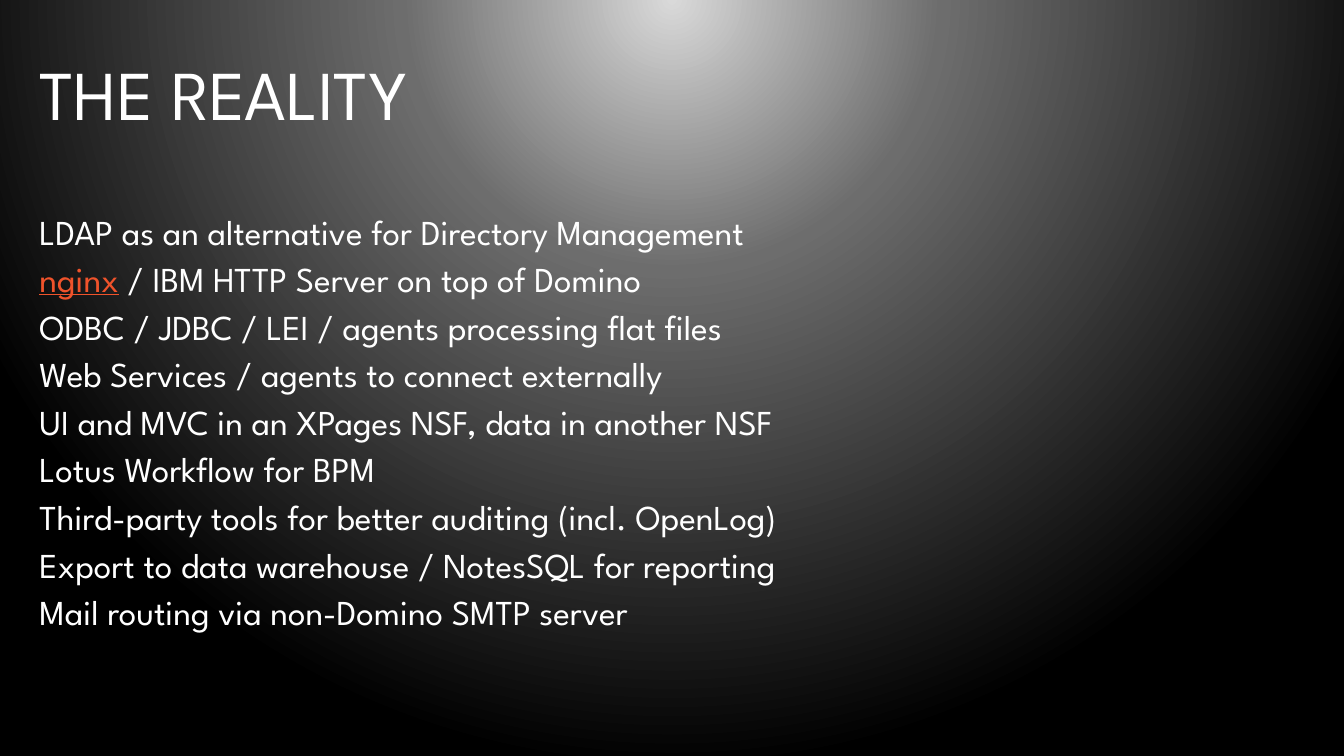
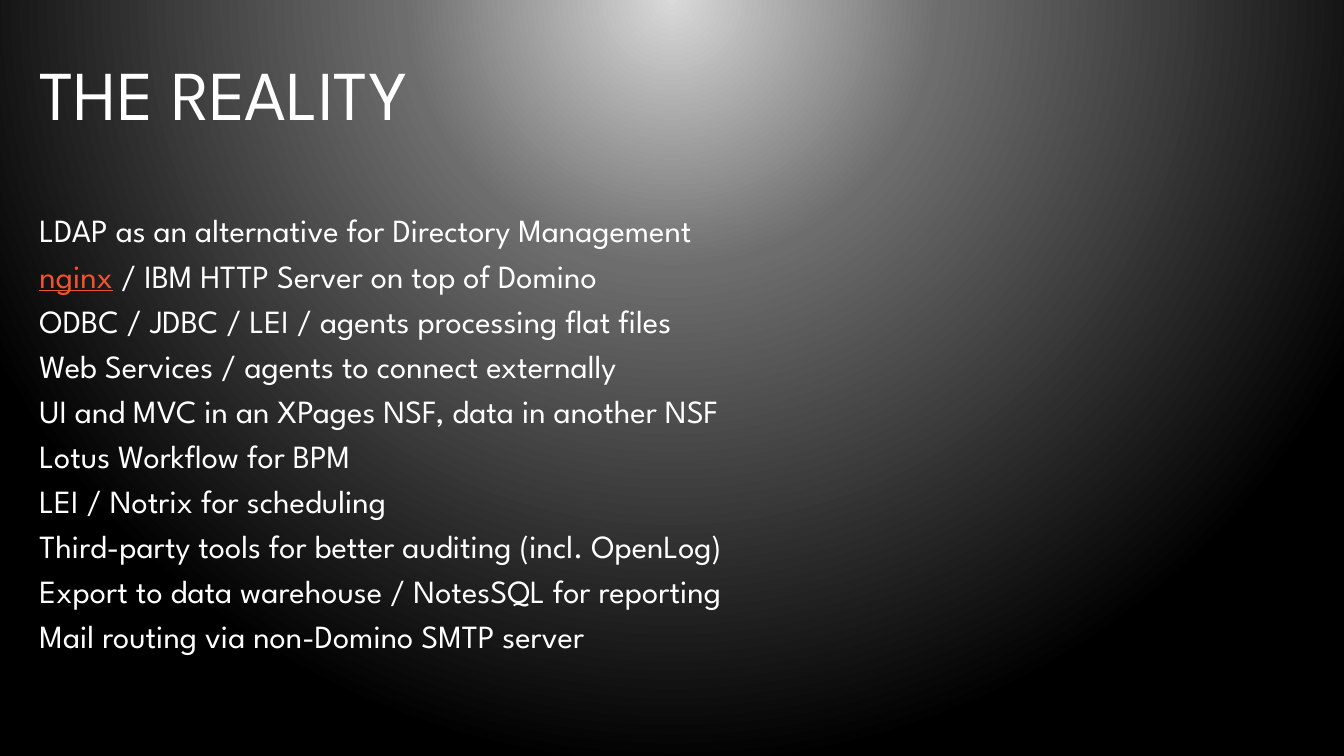
Before and after one commit to bleedingcode/domino-js-masterclass, a slide deck: slide 8 of presentation/8598 Domino and JS.pptx. Drawn at 1344x756 pixels with LibreOffice and Linux fonts; fonts in the diff are those of the drawing; background and template pictures are left out. Boxes give left, top, right and bottom in pixels: in the first picture for what was removed or moved away, otherwise in the second. Text is boxed around its words. In the diff, an @@ line names an element or a change of style, - is before the commit and + after.

```diff
--- a/presentation/8598 Domino and JS.pptx
+++ b/presentation/8598 Domino and JS.pptx
@@ text at <box>39,219,721,655</box>: size 25 to 23.1 pt @@
@@ text at <box>39,490,386,520</box>: paragraph added @@
+LEI / Notrix for scheduling
```
Also in this commit, not shown: 11 other slides changed, 9 other files.
